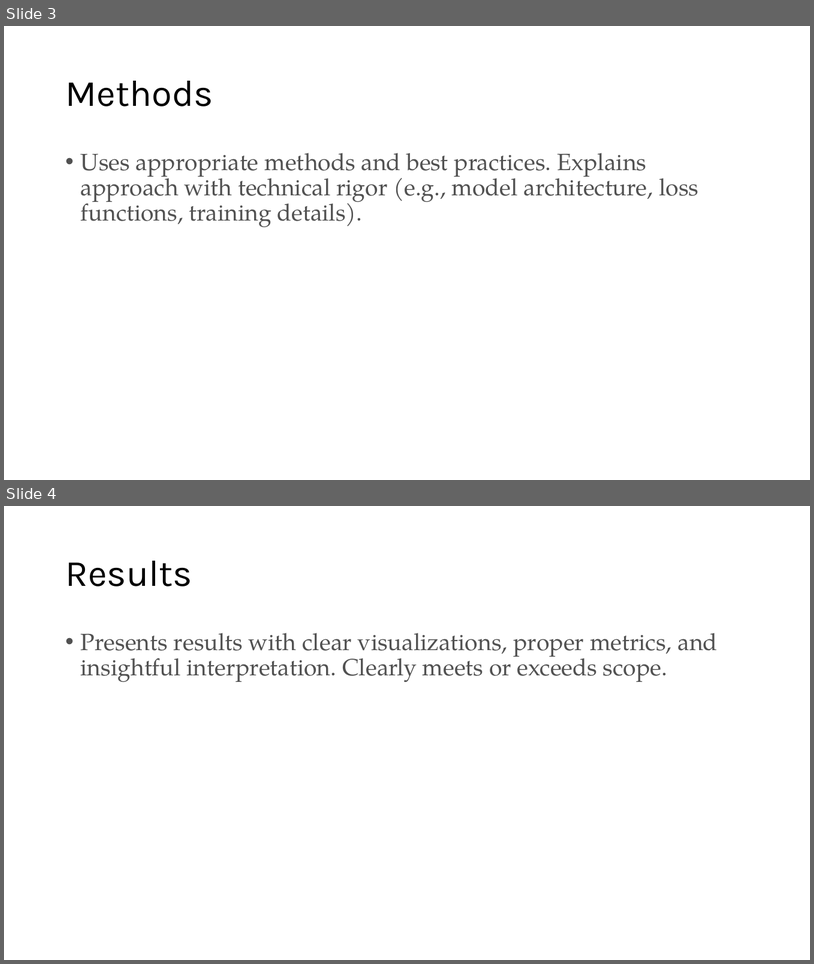
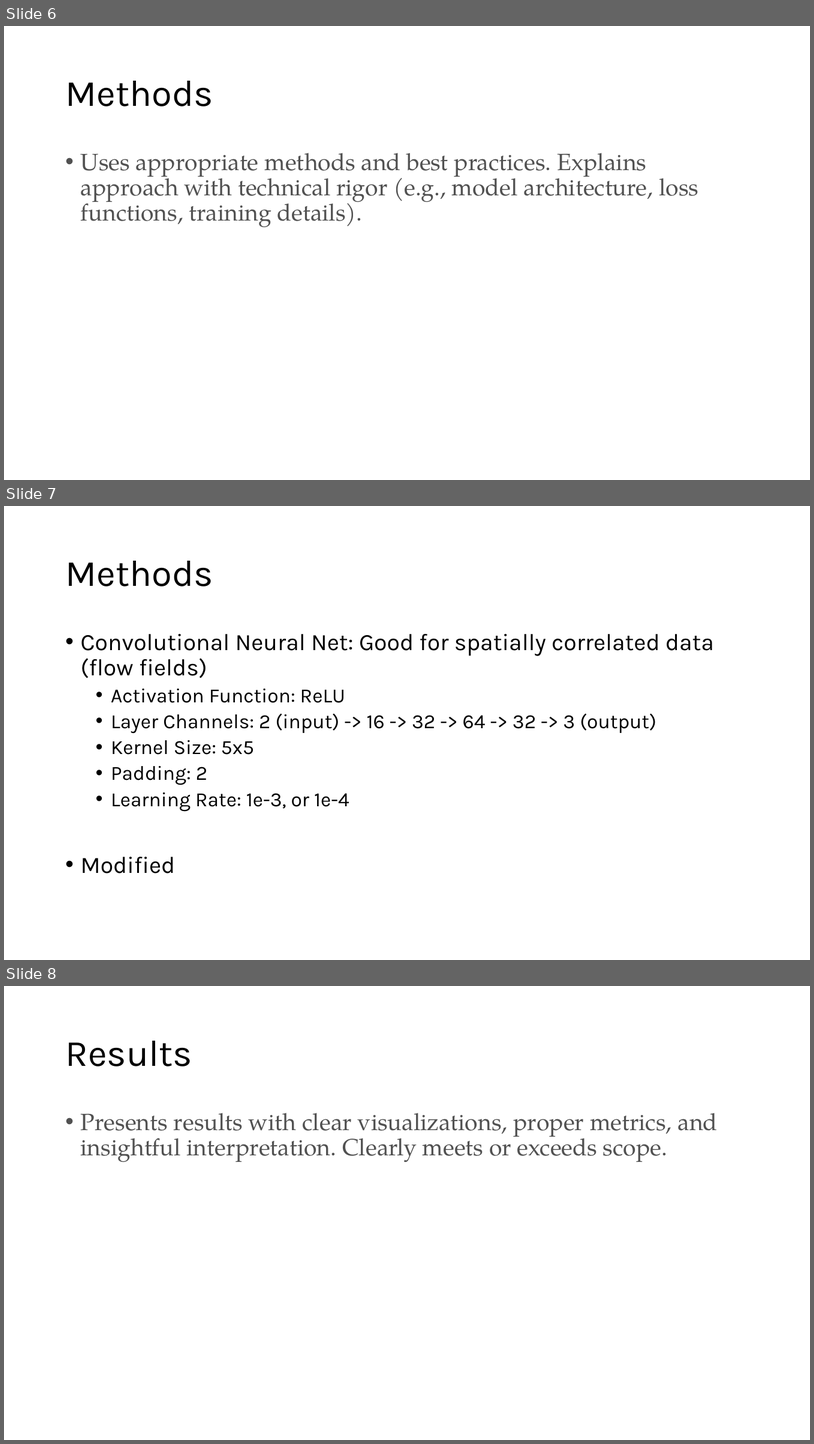
Before and after one commit to JacobChild/DeepLearning, a slide deck: Pressure_Prediction_Project/PressPredProjPres.pptx. Shown one above the other, each under a label of ours: slides 3 and 4 before the commit, slides 6, 7 and 8 after it. The pictures are 814x964 and 814x1444 pixels, drawn with LibreOffice and Linux fonts; fonts in the diff are those of the drawing. Boxes give left, top, right and bottom in pixels: in the first picture for what was removed or moved away, otherwise in the second. Text is boxed around its words. In the diff, an @@ line names an element or a change of style, - is before the commit and + after.

```diff
--- a/Pressure_Prediction_Project/PressPredProjPres.pptx
+++ b/Pressure_Prediction_Project/PressPredProjPres.pptx
@@ slide 7 added at [4,506,810,960], background #FFFFFF @@
@@ title added at [65,561,213,586], 44 pt, text #000000 @@
+Methods
@@ text added at [81,634,714,873], 24 pt, text #000000 @@
+• Convolutional Neural Net: Good for spatially correlated data (flow fields)
+  • Activation Function: ReLU
+  • Layer Channels: 2 (input) -> 16 -> 32 -> 64 -> 32 -> 3 (output)
+  • Kernel Size: 5x5
+  • Padding: 2
+  • Learning Rate: 1e-3, or 1e-4
+• Modified
@@ what was slide 3 is now slide 6 @@
@@ what was slide 4 is now slide 8 @@
```
Also in this commit, not shown: 1 slide changed, 3 other slides added, 29 other files.
